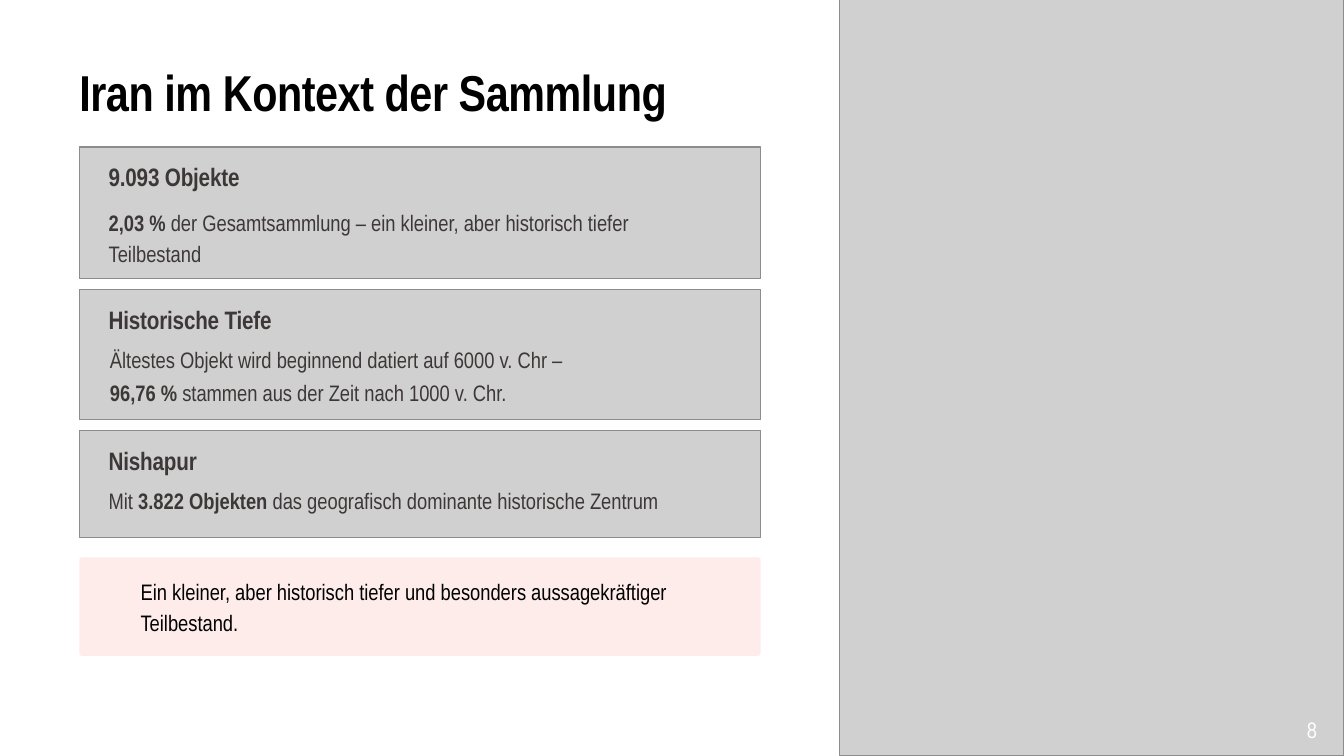
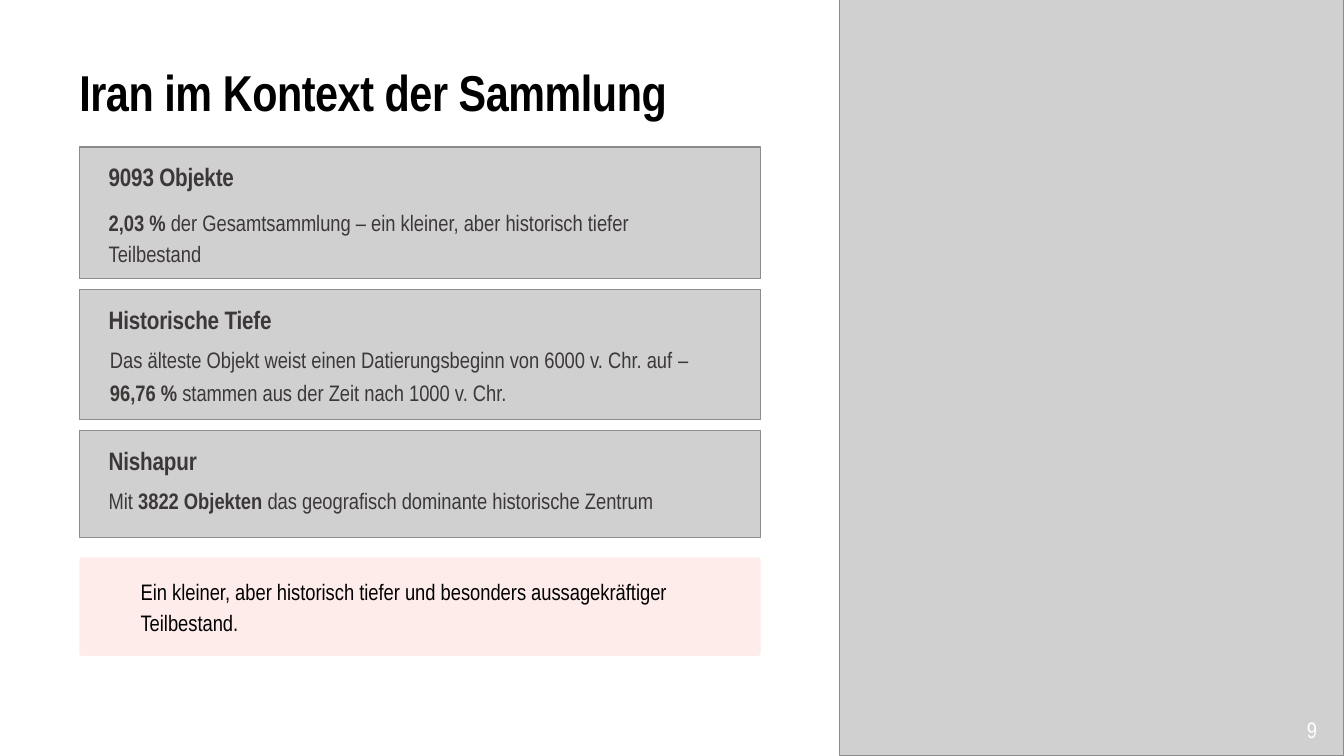
Before and after one commit to dr-dennis-theiss/met-iran-collection-analysis, a slide deck: slide 10 of presentation.pptx (slide 9 before the commit). Drawn at 1344x756 pixels with LibreOffice and Linux fonts; fonts in the diff are those of the drawing; grey boxes stand for pictures; background and template pictures are left out. Boxes give left, top, right and bottom in pixels: in the first picture for what was removed or moved away, otherwise in the second. Text is boxed around its words. In the diff, an @@ line names an element or a change of style, - is before the commit and + after.

```diff
--- a/presentation.pptx
+++ b/presentation.pptx
@@ text at [109, 168, 234, 191]: text changed @@
-9.093 Objekte
+9093 Objekte
@@ text at [110, 352, 672, 373]: text changed @@
-Ältestes Objekt wird beginnend datiert auf 6000 v. Chr –
+Das älteste Objekt weist einen Datierungsbeginn von 6000 v. Chr. auf –
@@ text at [109, 493, 653, 514]: text changed @@
-Mit 3.822 Objekten das geografisch dominante historische Zentrum
+Mit 3822 Objekten das geografisch dominante historische Zentrum
```
Also in this commit, not shown: 8 other slides changed, 1 slide added.
